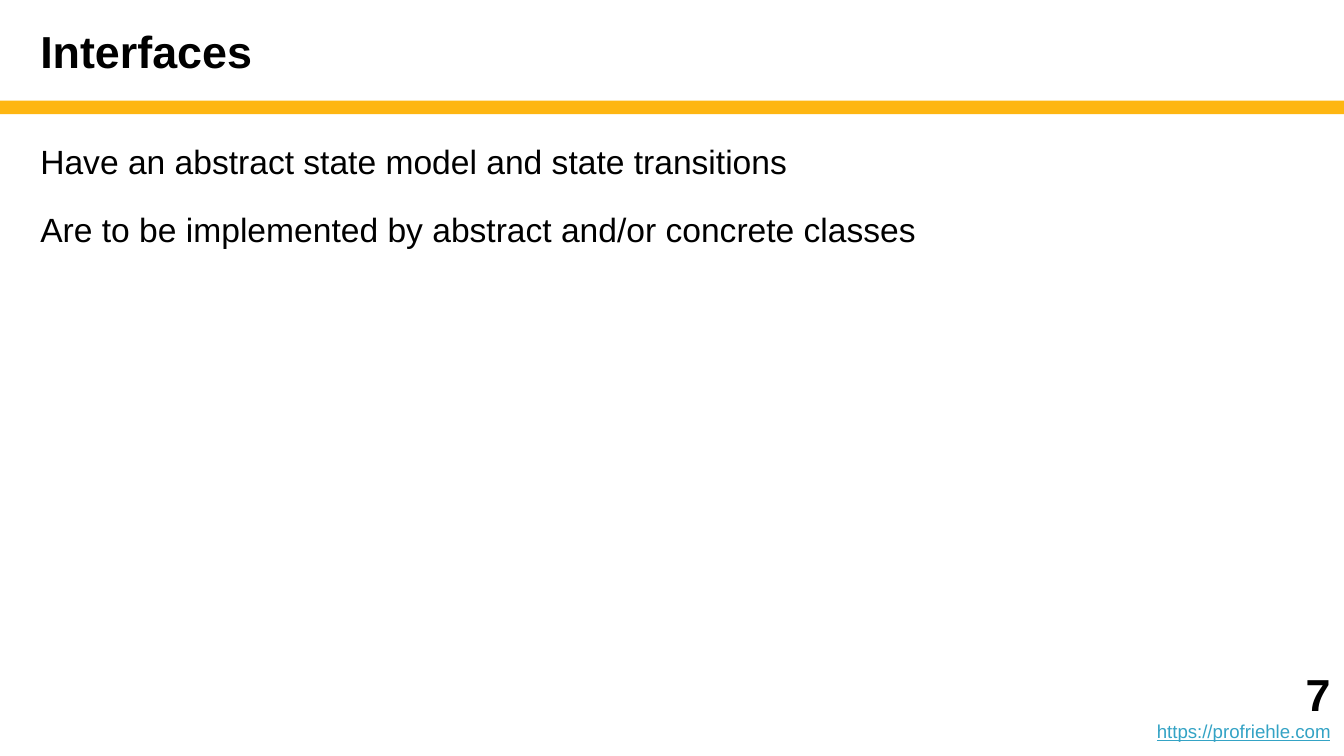
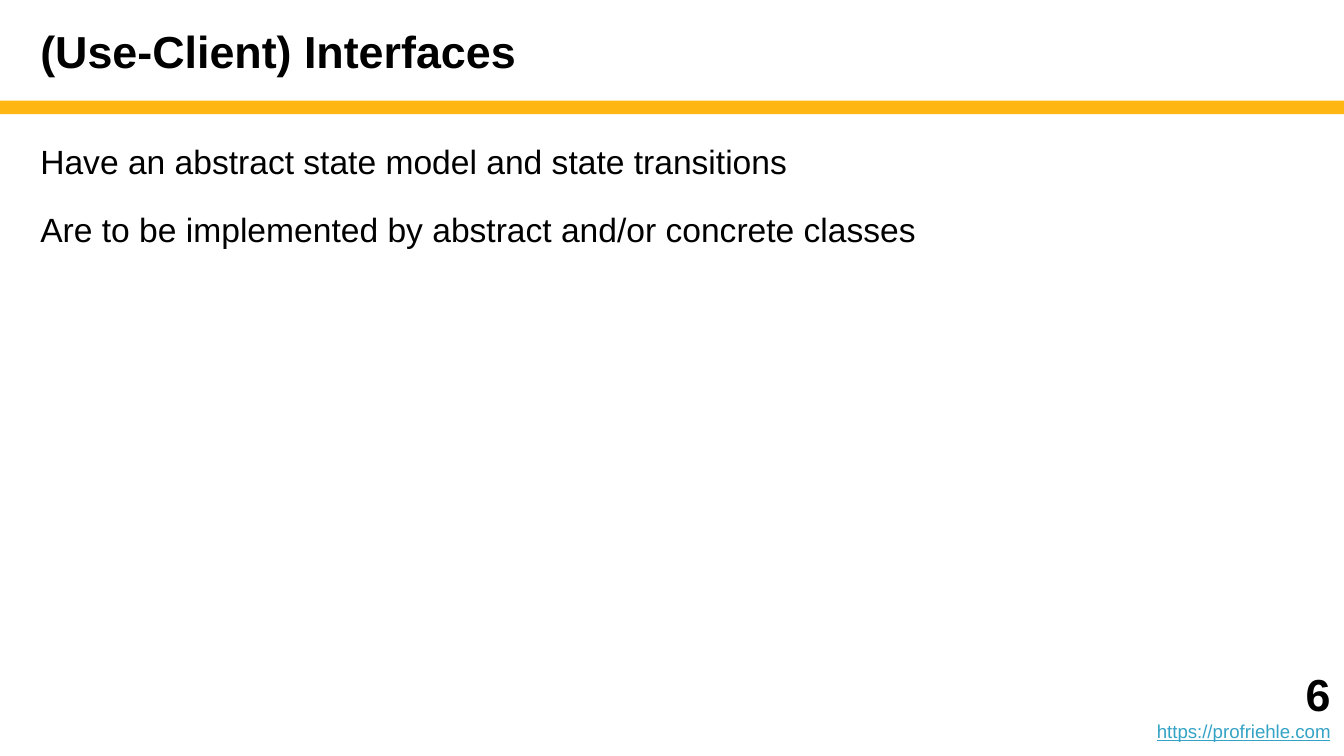
Before and after one commit to dirkriehle/adap-course, a slide deck: slide 6 of Lecture slides/ADAP B02 - Class and Interface Design.pptx (slide 7 before the commit). Drawn at 1344x756 pixels with LibreOffice and Linux fonts; fonts in the diff are those of the drawing. Boxes give left, top, right and bottom in pixels: in the first picture for what was removed or moved away, otherwise in the second. Text is boxed around its words. In the diff, an @@ line names an element or a change of style, - is before the commit and + after.

```diff
--- a/Lecture slides/ADAP B02 - Class and Interface Design.pptx
+++ b/Lecture slides/ADAP B02 - Class and Interface Design.pptx
@@ title at (x1=40, y1=35, x2=516, y2=77): text changed @@
-Interfaces
+(Use-Client) Interfaces
@@ text at (x1=1306, y1=679, x2=1331, y2=712): text changed @@
-7
+6
```
Also in this commit, not shown: 2 other slides changed, 1 other file.
